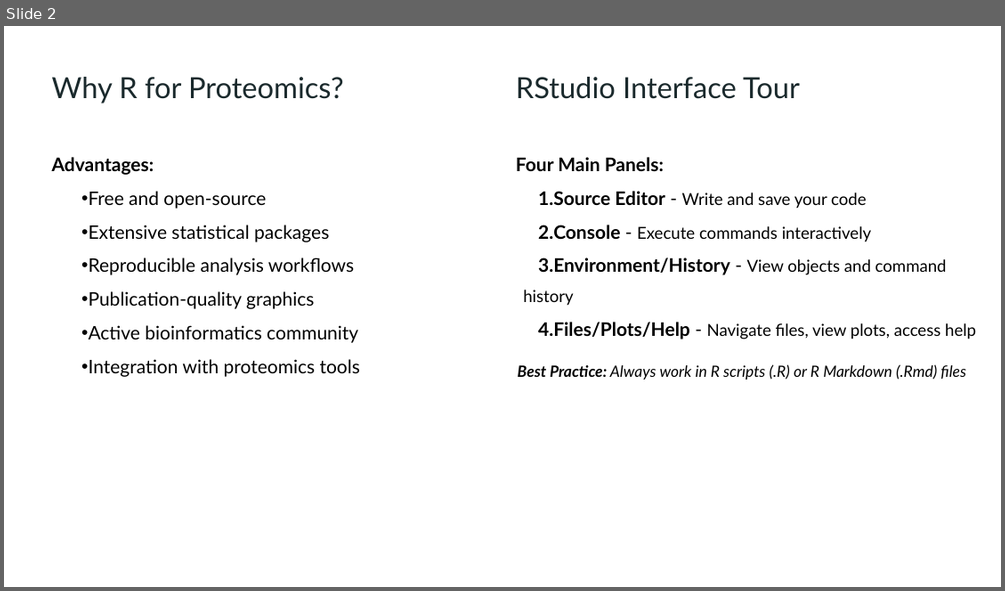
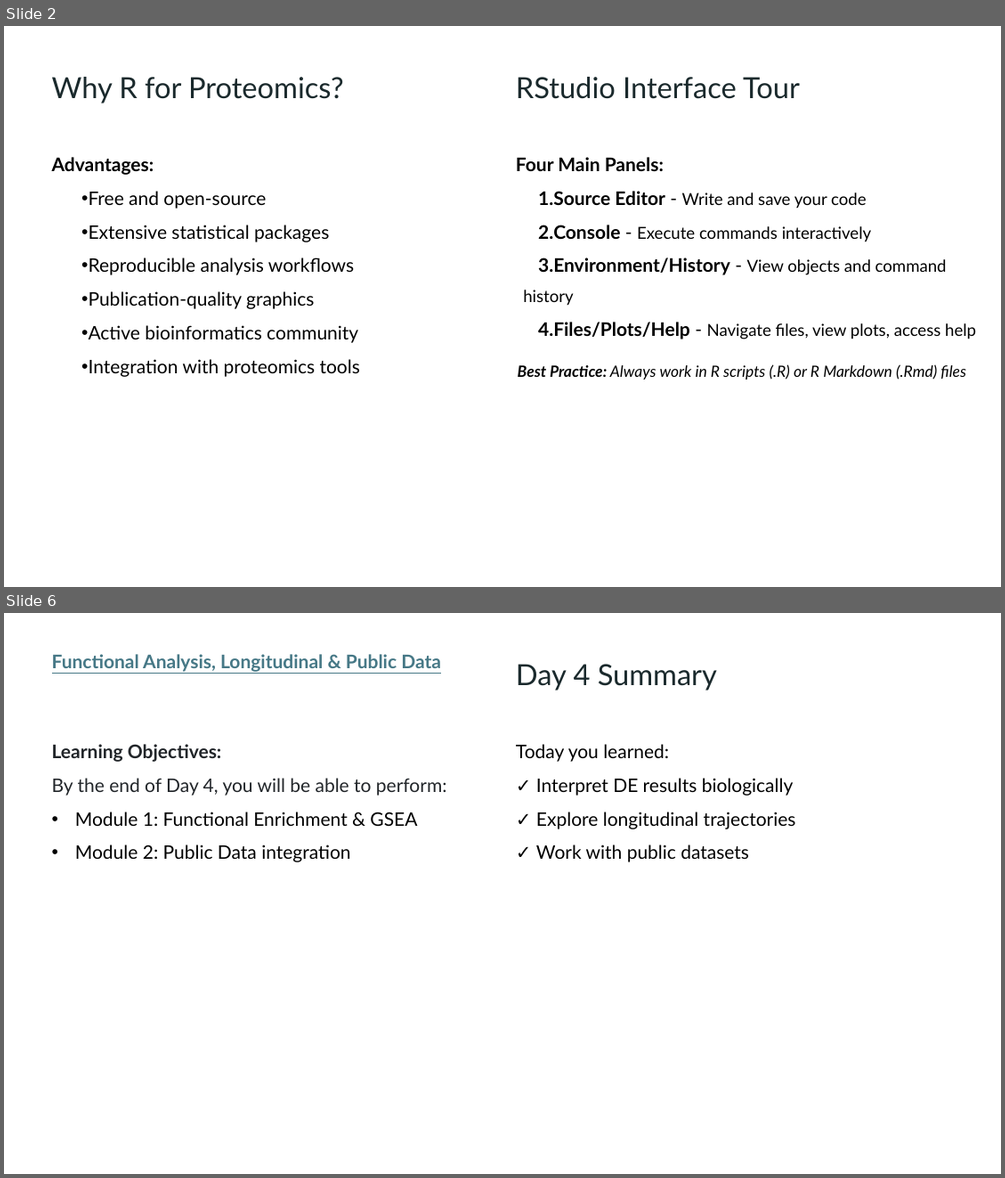
Before and after one commit to lodiag-holocron/r4proteomics, a slide deck: inst/r4proteomics_slides.pptx. Shown one above the other, each under a label of ours: slide 2 before the commit, slides 2 and 6 after it; the slides between them are not shown. The pictures are 1005x591 and 1005x1178 pixels, drawn with LibreOffice and Linux fonts; fonts in the diff are those of the drawing. Boxes give left, top, right and bottom in pixels: in the first picture for what was removed or moved away, otherwise in the second. Text is boxed around its words. In the diff, an @@ line names an element or a change of style, - is before the commit and + after.

```diff
--- a/inst/r4proteomics_slides.pptx
+++ b/inst/r4proteomics_slides.pptx
@@ slide 6 added at box(4, 613, 1001, 1174), background #FFFFFF @@
@@ text added at box(52, 654, 441, 672), 18 pt, text #467886, bold, underline @@
+Functional Analysis, Longitudinal & Public Data
@@ text added at box(516, 664, 717, 690), 28 pt, text #1A292C @@
+Day 4 Summary
@@ text added at box(52, 744, 447, 862), 18 pt, text #000000 @@
+Learning Objectives:
+By the end of Day 4, you will be able to perform:
+• Module 1: Functional Enrichment & GSEA
+• Module 2: Public Data integration
@@ text added at box(516, 744, 796, 862), 18 pt, text #000000 @@
+Today you learned:
+✓ Interpret DE results biologically
+✓ Explore longitudinal trajectories
+✓ Work with public datasets
```
Also in this commit, not shown: 1 slide changed, 3 other slides added, 4 slides removed, 1 other file.
